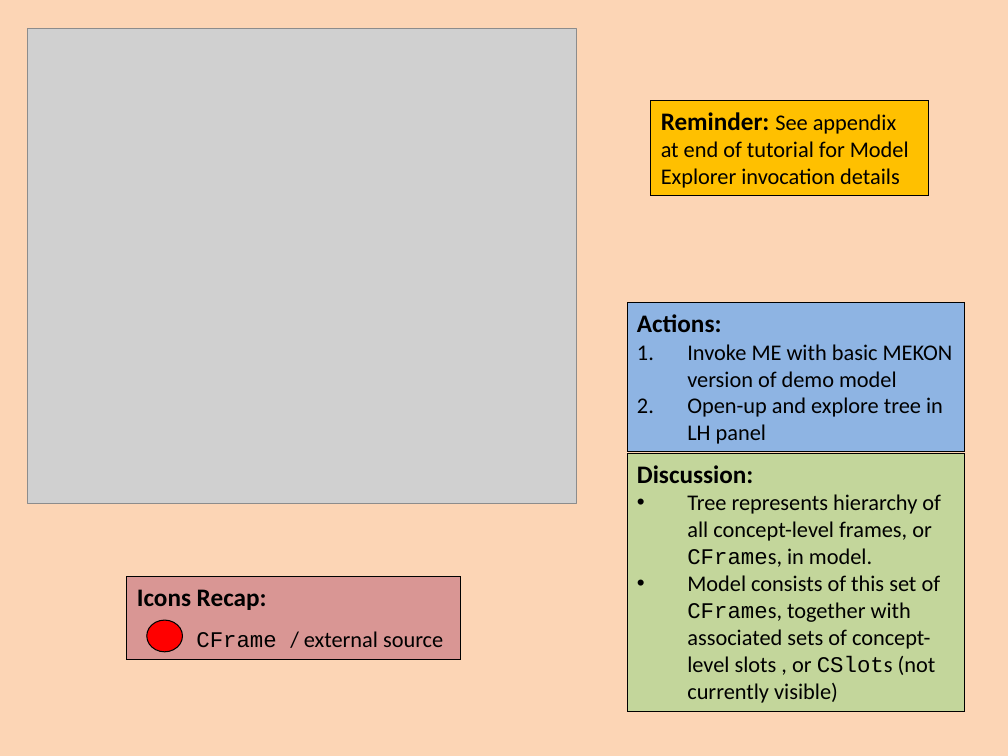
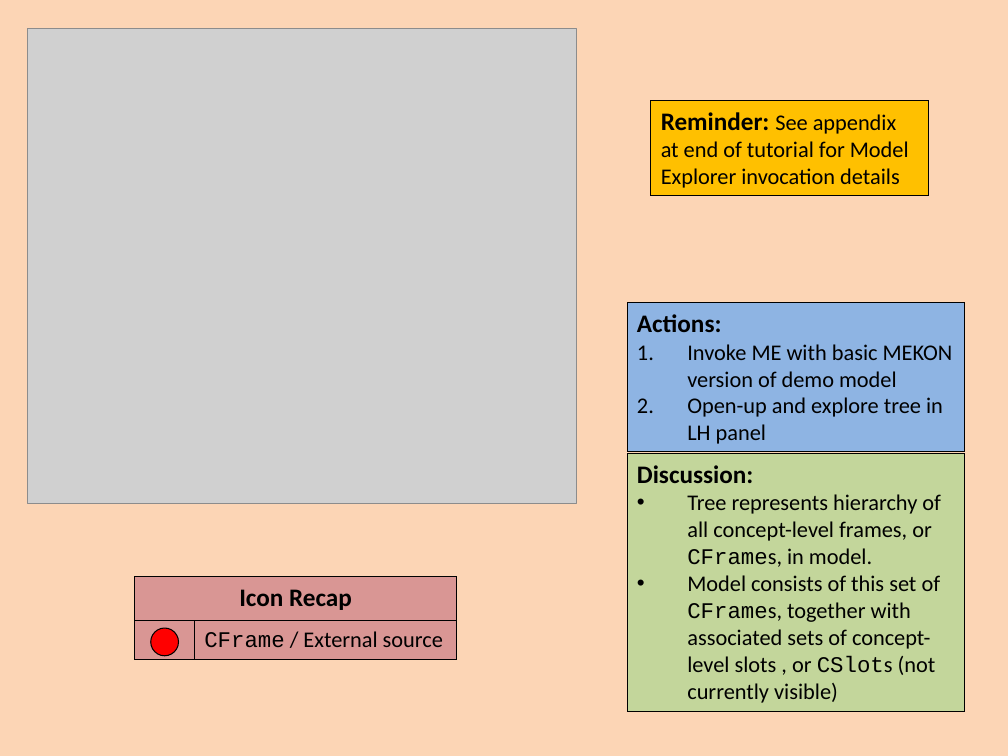
Before and after one commit to colin-puleston/mekon-hobo, a slide deck: slide 11 of docs/MEKON-HOBO Introductory Tutorial.pptx. Drawn at 1008x756 pixels with LibreOffice and Linux fonts; fonts in the diff are those of the drawing; grey boxes stand for pictures. Boxes give left, top, right and bottom in pixels: in the first picture for what was removed or moved away, otherwise in the second. Text is boxed around its words. In the diff, an @@ line names an element or a change of style, - is before the commit and + after.

```diff
--- a/docs/MEKON-HOBO Introductory Tutorial.pptx
+++ b/docs/MEKON-HOBO Introductory Tutorial.pptx
@@ rectangle "Icon Recap": place and size @@
-rectangle "Icon Recap" at (127,577,461,660)
+rectangle "Icon Recap" at (135,577,457,660)
@@ text in rectangle at (239,589,352,610): text changed @@
-Icons Recap:
+Icon Recap
@@ rectangle added at (135,620,195,659), outline #000000 0.75 pt @@
@@ ellipse: place and size @@
-ellipse at (147,620,182,651)
+ellipse at (151,628,179,656)
@@ rectangle "CFrame / External source": place and size @@
-rectangle "CFrame / External source" at (196,631,443,648)
+rectangle "CFrame / External source" at (195,620,457,659)
@@ rectangle "CFrame / External source" at (195,620,457,659): outline none to #000000 0.75 pt @@
@@ text in rectangle at (204,631,443,648): text changed @@
-CFrame / external source
+CFrame / External source
```
Also in this commit, not shown: 23 other slides changed, 3 slides added.
